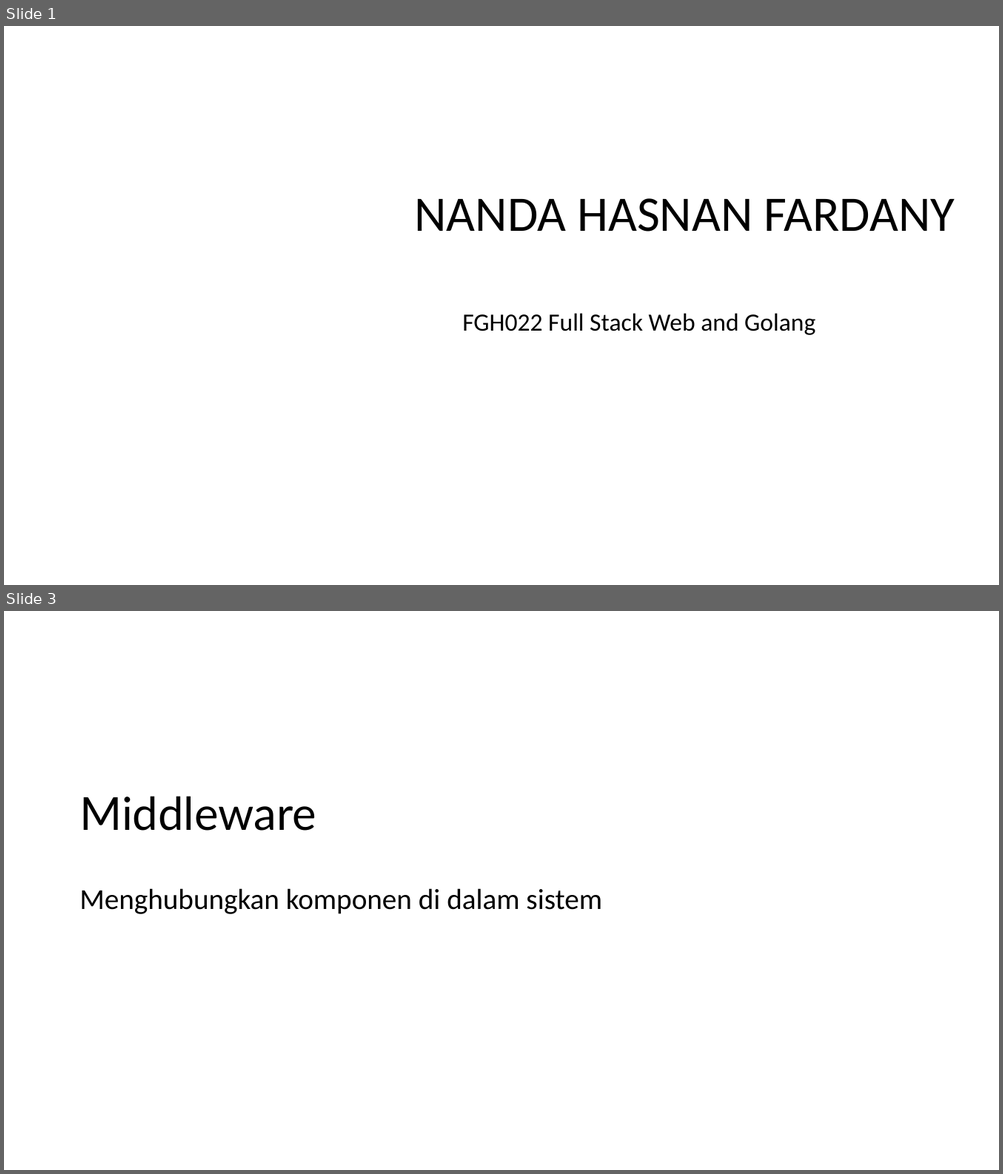
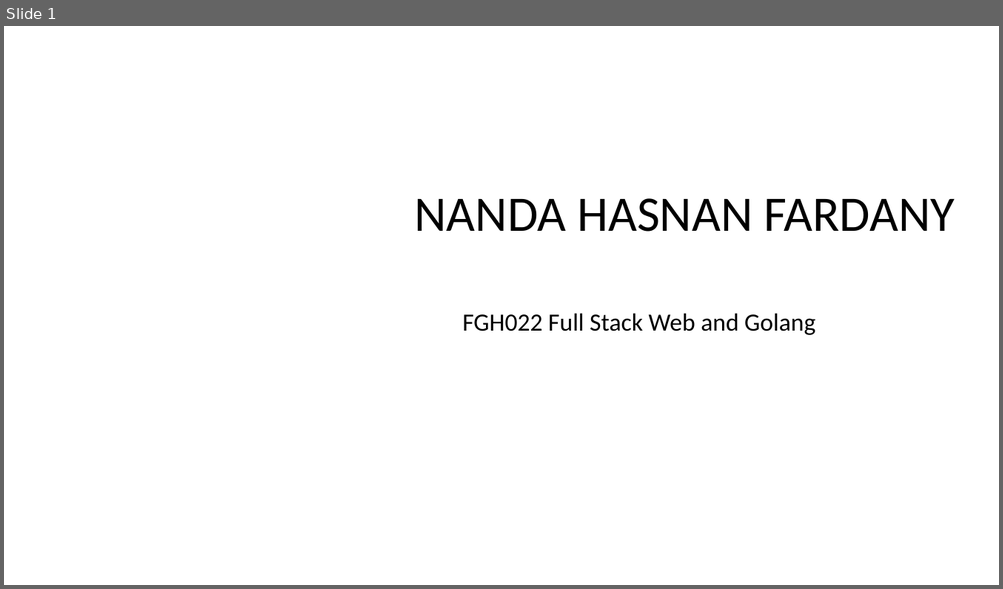
Before and after one commit to NandaHasnan/backend, a slide deck: ppt 2.pptx. Shown one above the other, each under a label of ours: slides 1 and 3 before the commit, slide 1 after it; the slides between them are not shown. The pictures are 1003x1174 and 1003x589 pixels, drawn with LibreOffice and Linux fonts; fonts in the diff are those of the drawing; background and template pictures are left out. Boxes give left, top, right and bottom in pixels: in the first picture for what was removed or moved away, otherwise in the second. Text is boxed around its words. In the diff, an @@ line names an element or a change of style, - is before the commit and + after.

```diff
--- a/ppt 2.pptx
+++ b/ppt 2.pptx
@@ slide 3 removed at (4, 611, 999, 1170), background #FFFFFF @@
@@ title removed at (79, 796, 316, 831) @@
-Middleware
@@ text removed at (79, 889, 602, 914) @@
-Menghubungkan komponen di dalam sistem
```
Also in this commit, not shown: 1 slide changed, 3 slides added, 2 other slides removed, 25 other files.
